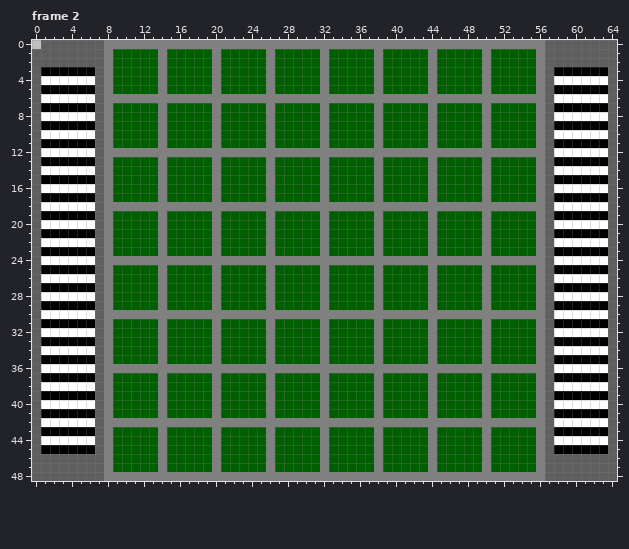
A pixel-art file gets an edit: ImageReader/PythonTerminalSprites/OthelloBoard.aseprite. Above is the file before it was changed.
65x49 pixels, 4 frames. Shown: frame 2.
After:
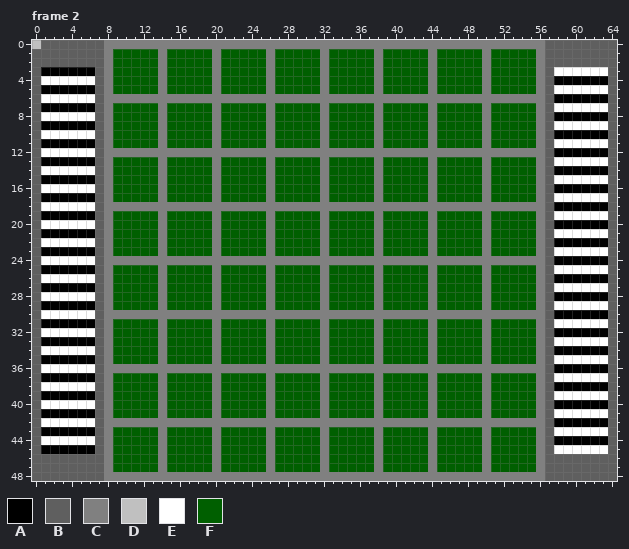
Palette (. is transparent): A #000000  B #5f5f5f  C #808080  D #c0c0c0  E #ffffff  F #005f00
Change:
Frame 2:
The author changed colour E to colour A in row 4 at x 58 to 63; in row 6 at x 58 to 63; in row 8 at x 58 to 63; in row 10 at x 58 to 63; in row 12 at x 58 to 63; in row 14 at x 58 to 63.
The author changed colour E to colour A in row 16 at x 58 to 63; in row 18 at x 58 to 63; in row 20 at x 58 to 63; in row 22 at x 58 to 63; in row 24 at x 58 to 63; in row 26 at x 58 to 63.
The author changed colour E to colour A in row 28 at x 58 to 63; in row 30 at x 58 to 63; in row 32 at x 58 to 63; in row 34 at x 58 to 63; in row 36 at x 58 to 63; in row 38 at x 58 to 63.
The author changed colour E to colour A in row 40 at x 58 to 63; in row 42 at x 58 to 63; in row 44 at x 58 to 63.
The author changed colour A to colour E in row 3 at x 58 to 63; in row 5 at x 58 to 63; in row 7 at x 58 to 63; in row 9 at x 58 to 63; in row 11 at x 58 to 63; in row 13 at x 58 to 63.
The author changed colour A to colour E in row 15 at x 58 to 63; in row 17 at x 58 to 63; in row 19 at x 58 to 63; in row 21 at x 58 to 63; in row 23 at x 58 to 63; in row 25 at x 58 to 63.
The author changed colour A to colour E in row 27 at x 58 to 63; in row 29 at x 58 to 63; in row 31 at x 58 to 63; in row 33 at x 58 to 63; in row 35 at x 58 to 63; in row 37 at x 58 to 63.
The author changed colour A to colour E in row 39 at x 58 to 63; in row 41 at x 58 to 63; in row 43 at x 58 to 63; in row 45 at x 58 to 63.
